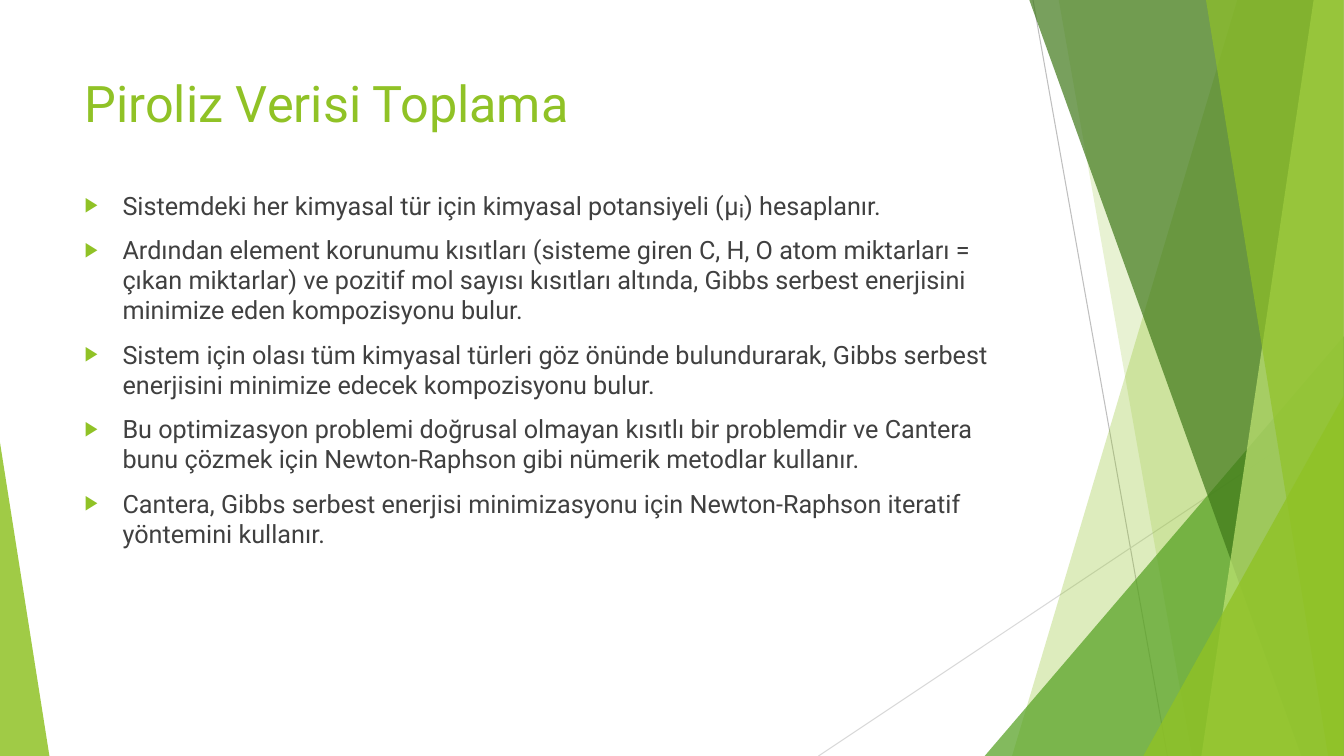
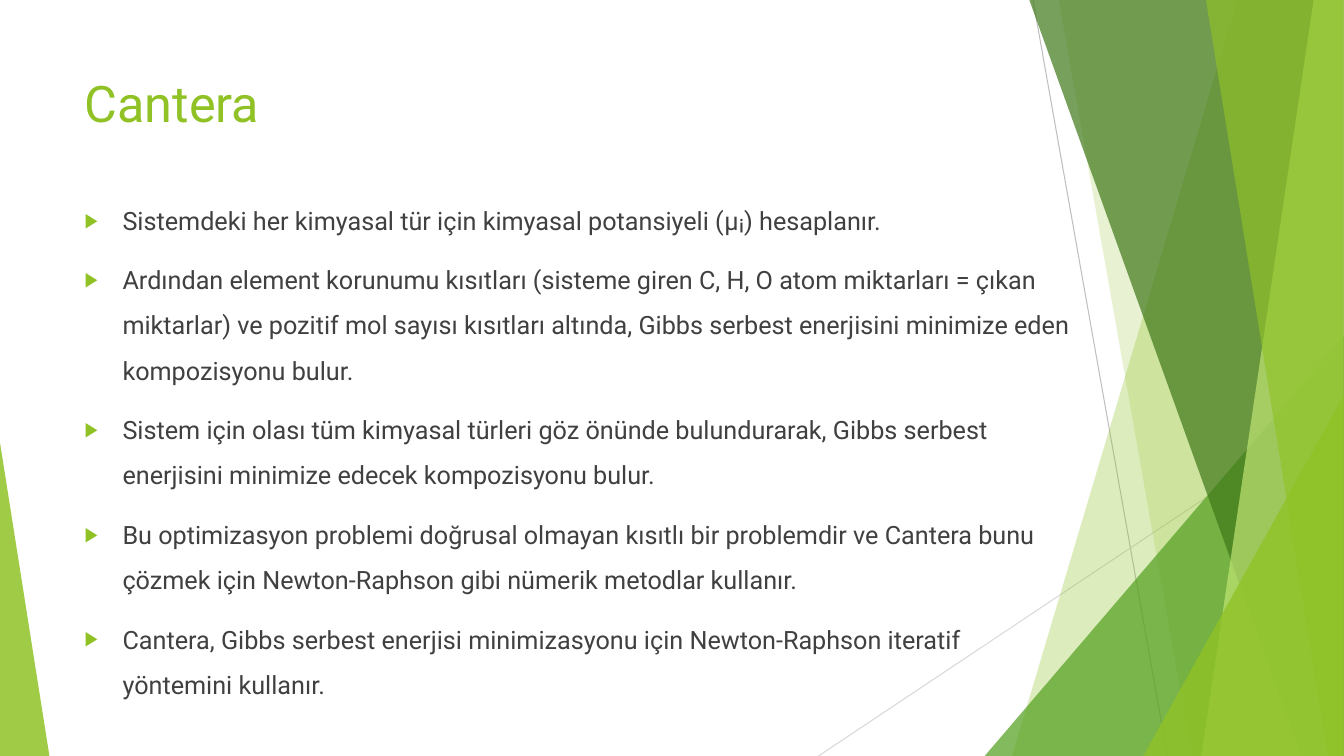
Before and after one commit to orhunuz-ftell/-biyokomurlestirme, a slide deck: slide 14 of tik4_sunum.pptx (slide 15 before the commit). Drawn at 1344x756 pixels with LibreOffice and Linux fonts; fonts in the diff are those of the drawing. Boxes give left, top, right and bottom in pixels: in the first picture for what was removed or moved away, otherwise in the second. Text is boxed around its words. In the diff, an @@ line names an element or a change of style, - is before the commit and + after.

```diff
--- a/tik4_sunum.pptx
+++ b/tik4_sunum.pptx
@@ title at [85, 85, 260, 123]: text changed @@
-Piroliz Verisi Toplama
+Cantera
@@ text "Sistemdeki her kimyasal tür için ..." at [123, 210, 1069, 700]: line spacing 1 to 1.5 @@
```
Also in this commit, not shown: 9 other slides changed, 20 slides added, 15 slides removed, 3 other files.
